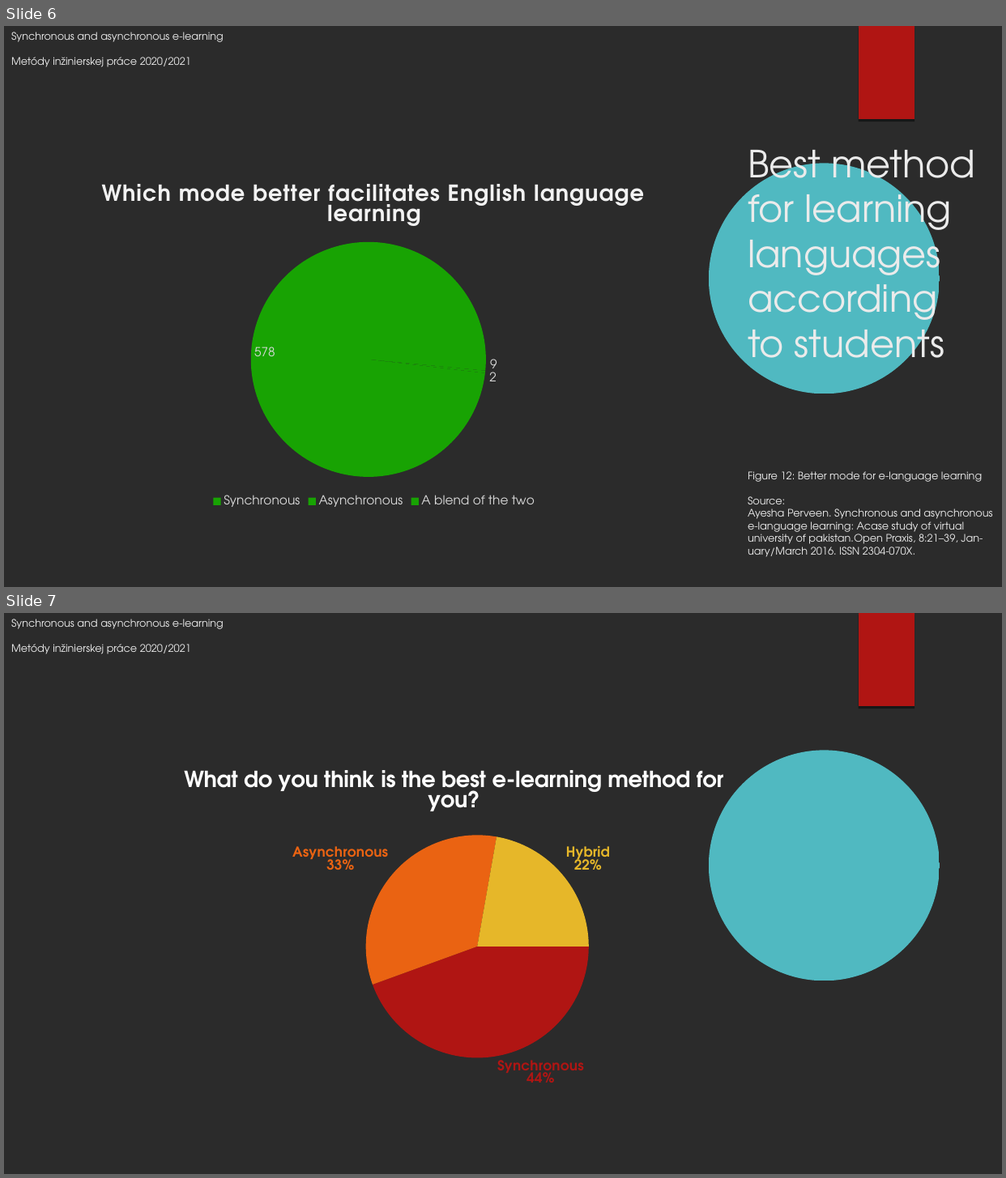
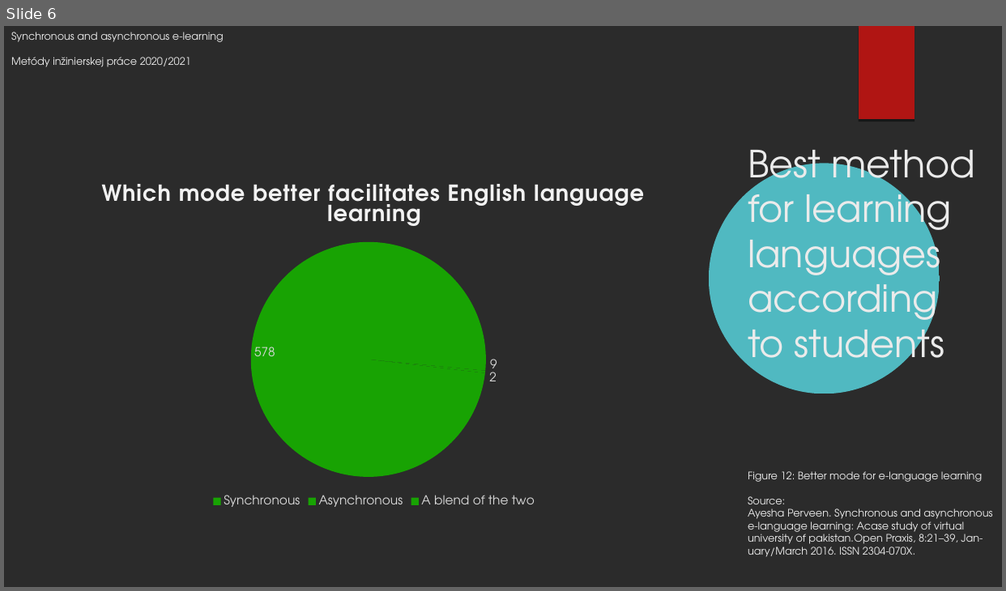
Before and after one commit to oliverIzsakGit/MIP-Assignment-Article, a slide deck: MipZadanie/PresentationMIP.odp. Shown one above the other, each under a label of ours: slides 6 and 7 before the commit, slide 6 after it. The pictures are 1006x1178 and 1006x591 pixels, drawn with LibreOffice and Linux fonts; fonts in the diff are those of the drawing; background and template pictures are left out; a plain dark background stands for a picture behind light text. Boxes give left, top, right and bottom in pixels: in the first picture for what was removed or moved away, otherwise in the second. Text is boxed around its words. In the diff, an @@ line names an element or a change of style, - is before the commit and + after.

```diff
--- a/MipZadanie/PresentationMIP.odp
+++ b/MipZadanie/PresentationMIP.odp
@@ slide 7 removed at <box>4,613,1002,1174</box>, background picture (left out); not listed: 2 template elements that a slide beside it also shows @@
@@ text removed at <box>11,619,224,654</box> @@
-Synchronous and asynchronous e-learning
-Metódy inžinierskej práce 2020/2021
@@ pie chart removed at <box>88,754,820,1097</box> @@
-title "What do you think is the best e-learning method for you?"
-categories: Synchronous, Asynchronous, Hybrid
-What do you think is the best e-learning method for you?: 44, 33, 22
```
Also in this commit, not shown: 2 slides changed, 6 other files.
